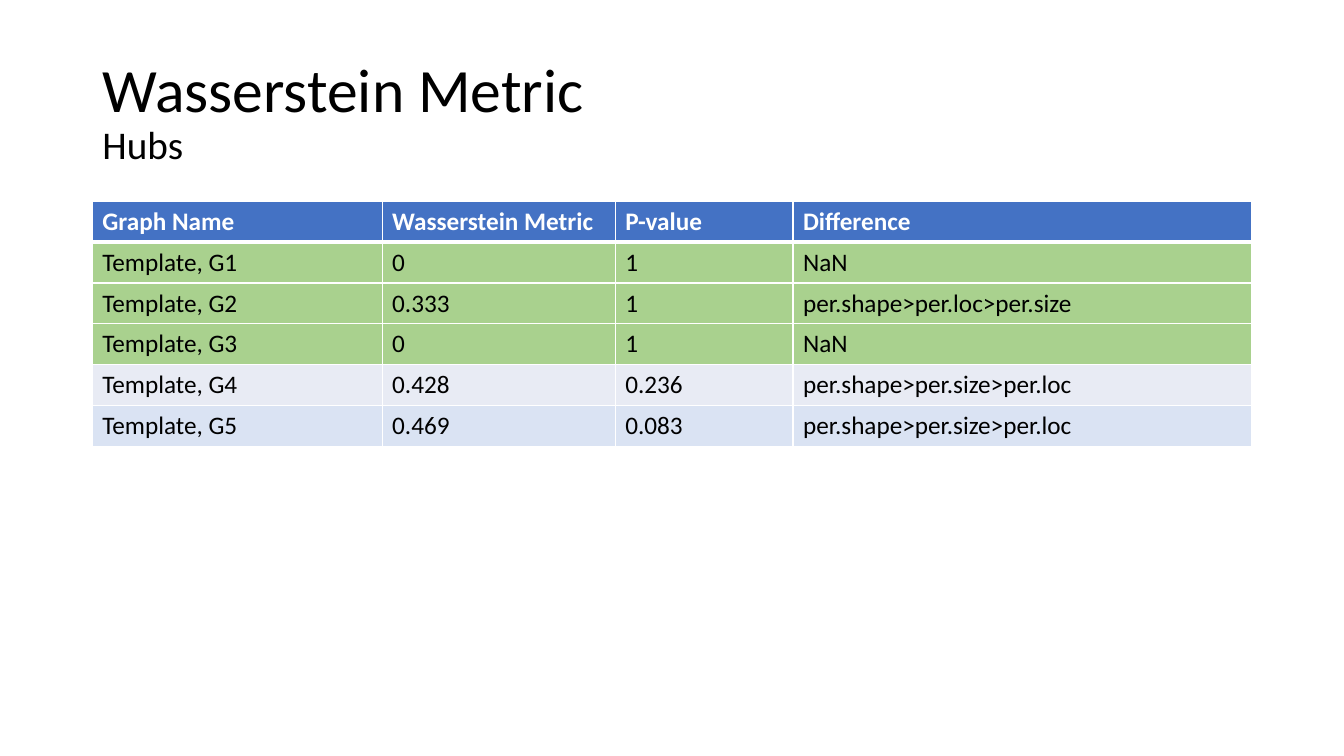
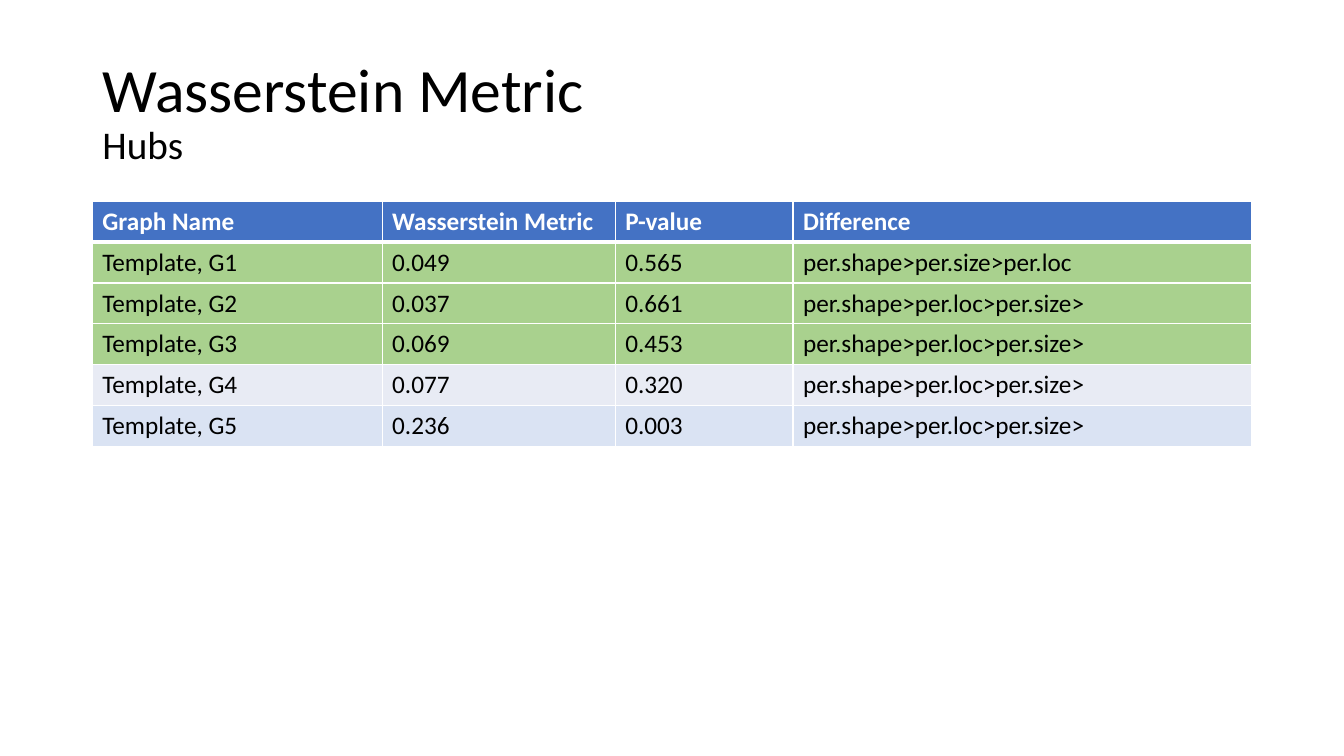
Before and after one commit to AtrayeeNeog/Visualization_2019-20, a slide deck: slide 90 of Documentation/Presentation/Project_Presentation_v2.pptx. Drawn at 1344x756 pixels with LibreOffice and Linux fonts; fonts in the diff are those of the drawing. Boxes give left, top, right and bottom in pixels: in the first picture for what was removed or moved away, otherwise in the second. Text is boxed around its words. In the diff, an @@ line names an element or a change of style, - is before the commit and + after.

```diff
--- a/Documentation/Presentation/Project_Presentation_v2.pptx
+++ b/Documentation/Presentation/Project_Presentation_v2.pptx
@@ table at (x1=93, y1=202, x2=1252, y2=447) @@
-row 2: Template, G1 | 0 | 1 | NaN
+row 2: Template, G1 | 0.049 | 0.565 | per.shape>per.size>per.loc
-row 3: Template, G2 | 0.333 | 1 | per.shape>per.loc>per.size
+row 3: Template, G2 | 0.037 | 0.661 | per.shape>per.loc>per.size>
-row 4: Template, G3 | 0 | 1 | NaN
+row 4: Template, G3 | 0.069 | 0.453 | per.shape>per.loc>per.size>
-row 5: Template, G4 | 0.428 | 0.236 | per.shape>per.size>per.loc
+row 5: Template, G4 | 0.077 | 0.320 | per.shape>per.loc>per.size>
-row 6: Template, G5 | 0.469 | 0.083 | per.shape>per.size>per.loc
+row 6: Template, G5 | 0.236 | 0.003 | per.shape>per.loc>per.size>
```
Also in this commit, not shown: 9 other slides changed, 1 other file.
